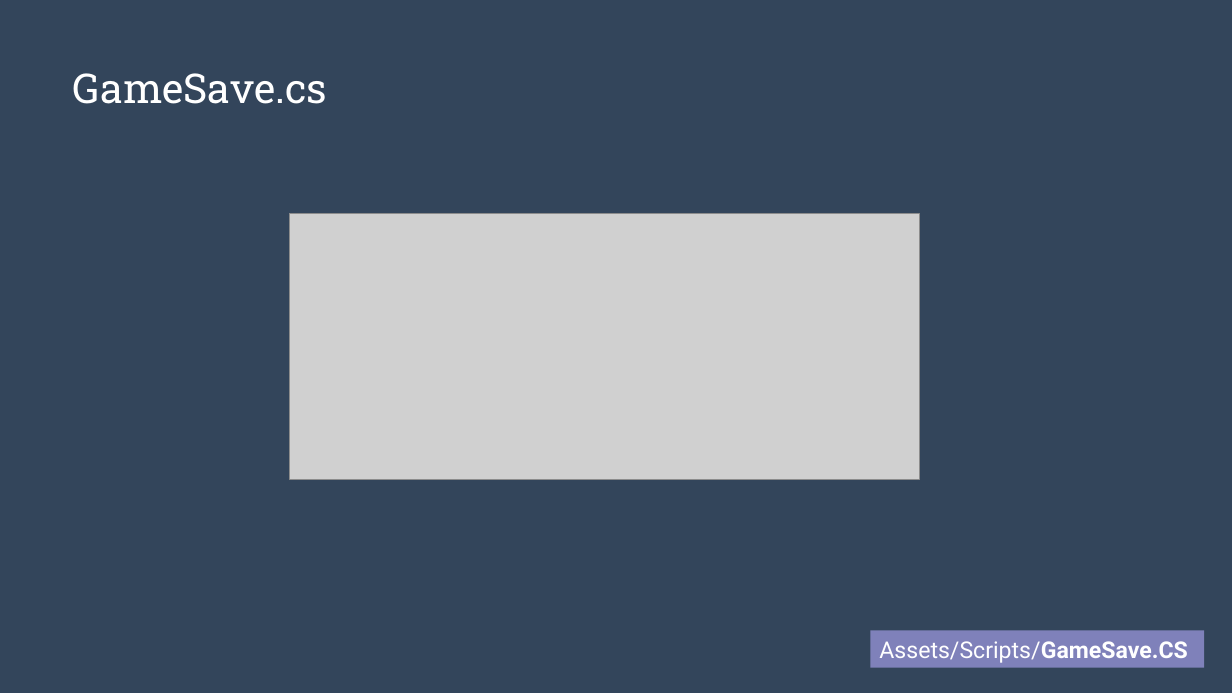
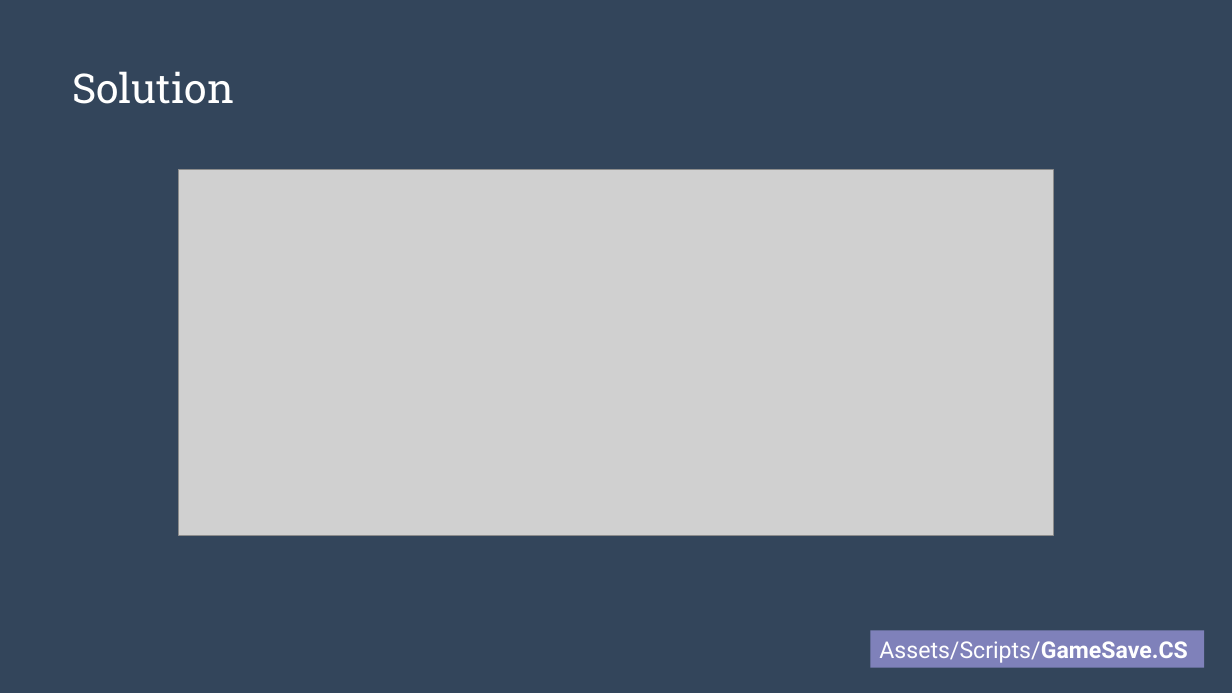
Before and after one commit to alexasummers/Serialization, a slide deck: slide 16 of Serialization/Lecture.pptx (slide 14 before the commit). Drawn at 1232x693 pixels with LibreOffice and Linux fonts; fonts in the diff are those of the drawing; grey boxes stand for pictures. Boxes give left, top, right and bottom in pixels: in the first picture for what was removed or moved away, otherwise in the second. Text is boxed around its words. In the diff, an @@ line names an element or a change of style, - is before the commit and + after.

Commit message:
Update GameSave
Update GameSave to represent RGB instead of RGBA

```diff
--- a/Serialization/Lecture.pptx
+++ b/Serialization/Lecture.pptx
@@ title at (73,71,234,104): text changed @@
-GameSave.cs
+Solution
@@ picture: place and size @@
-picture at (289,213,920,480)
+picture at (179,170,1054,536)
```
Also in this commit, not shown: 2 slides added, 14 other files.
